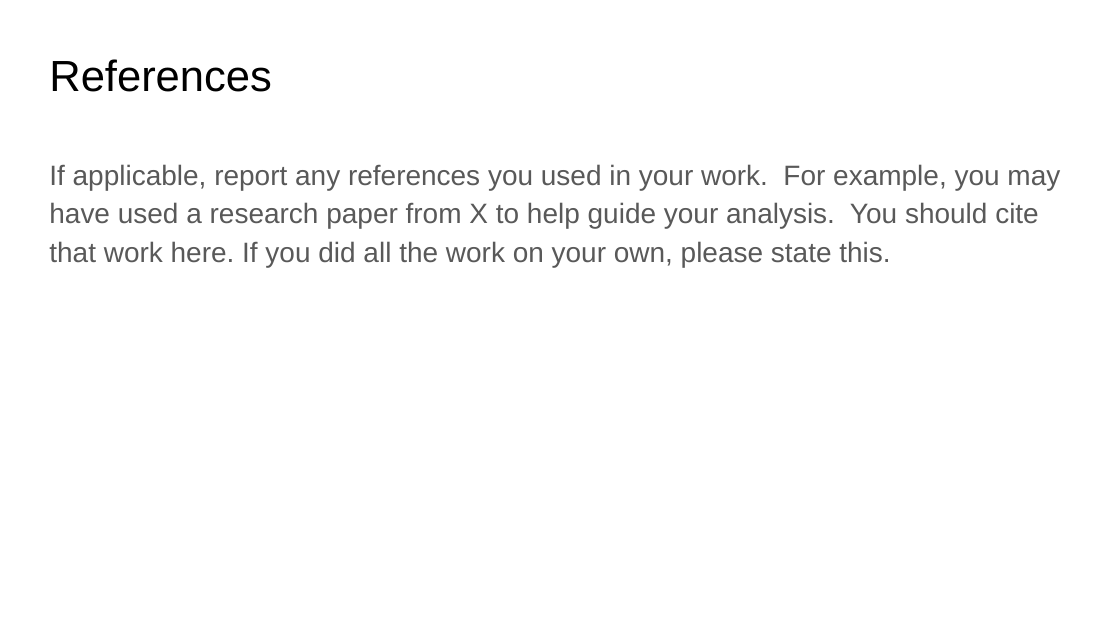
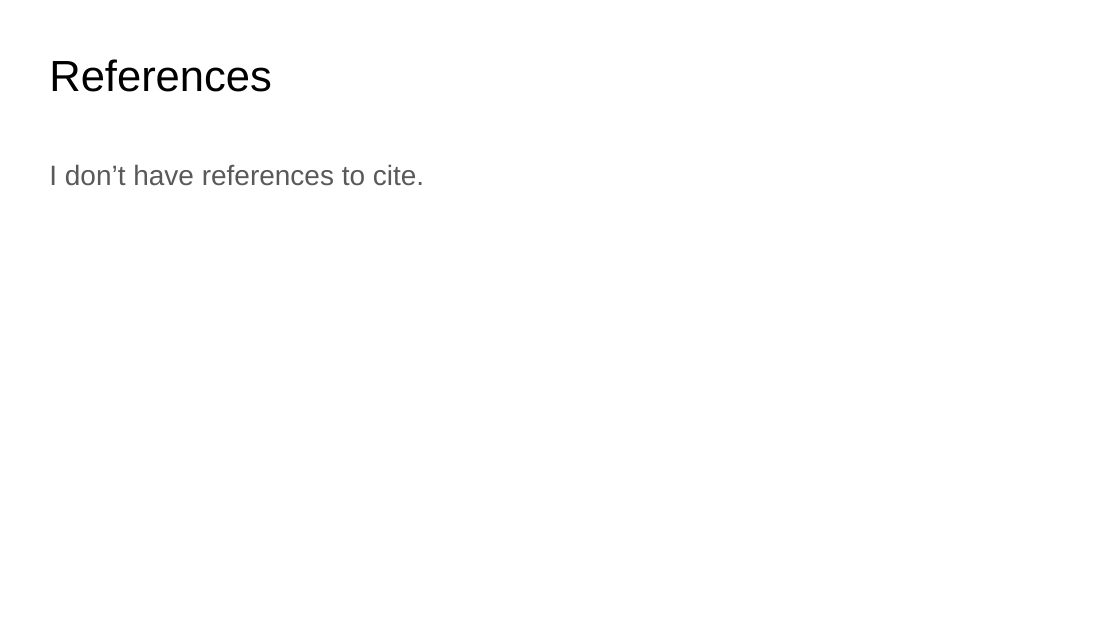
Before and after one commit to marianambc/PythonExercises, a slide deck: slide 18 of DSE_200X_FinalProject_Mariana.pptx (slide 19 before the commit). Drawn at 1120x630 pixels with LibreOffice and Linux fonts; fonts in the diff are those of the drawing. Boxes give left, top, right and bottom in pixels: in the first picture for what was removed or moved away, otherwise in the second. Text is boxed around its words. In the diff, an @@ line names an element or a change of style, - is before the commit and + after.

```diff
--- a/DSE_200X_FinalProject_Mariana.pptx
+++ b/DSE_200X_FinalProject_Mariana.pptx
@@ text at box(49, 164, 424, 186): text changed @@
-If applicable, report any references you used in your work. For example, you may have used a research paper from X to help guide your analysis. You should cite that work here. If you did all the work on your own, please state this.
+I don’t have references to cite.
```
Also in this commit, not shown: 3 other slides changed, 3 slides added, 4 slides removed, 17 other files.
